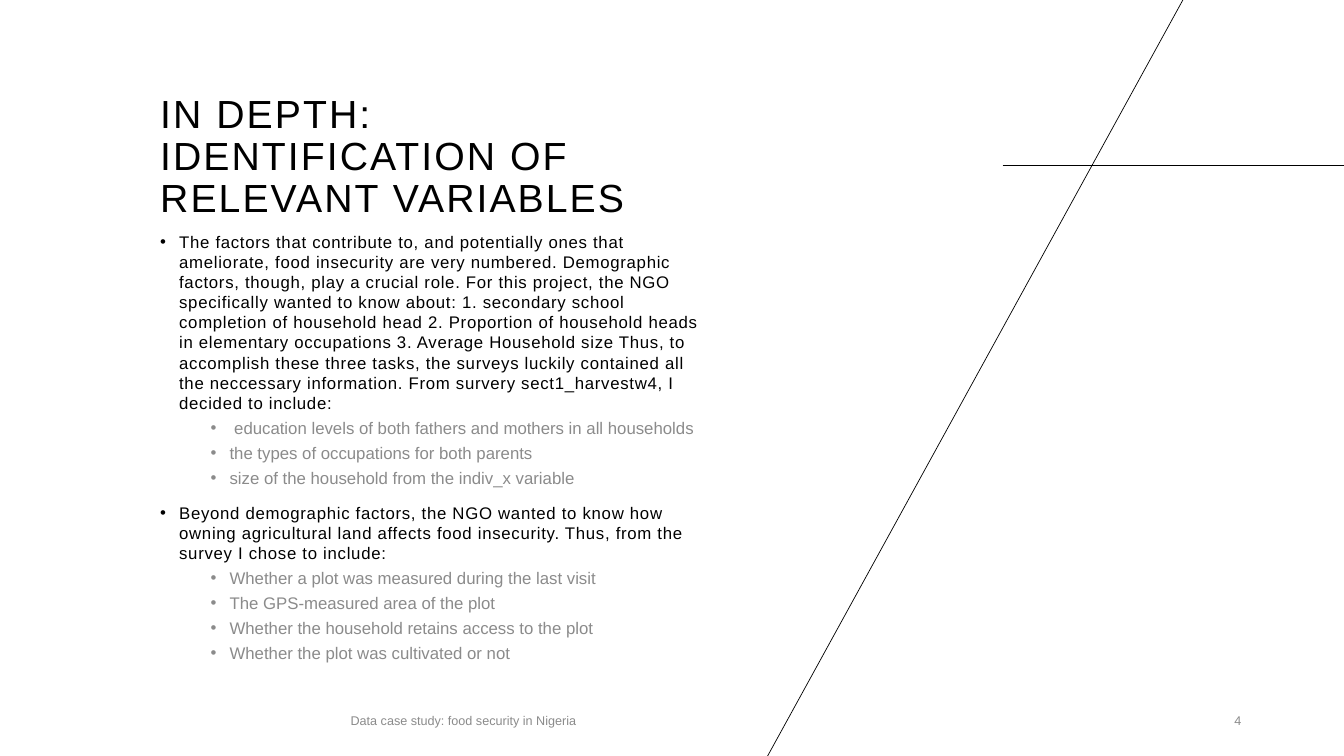
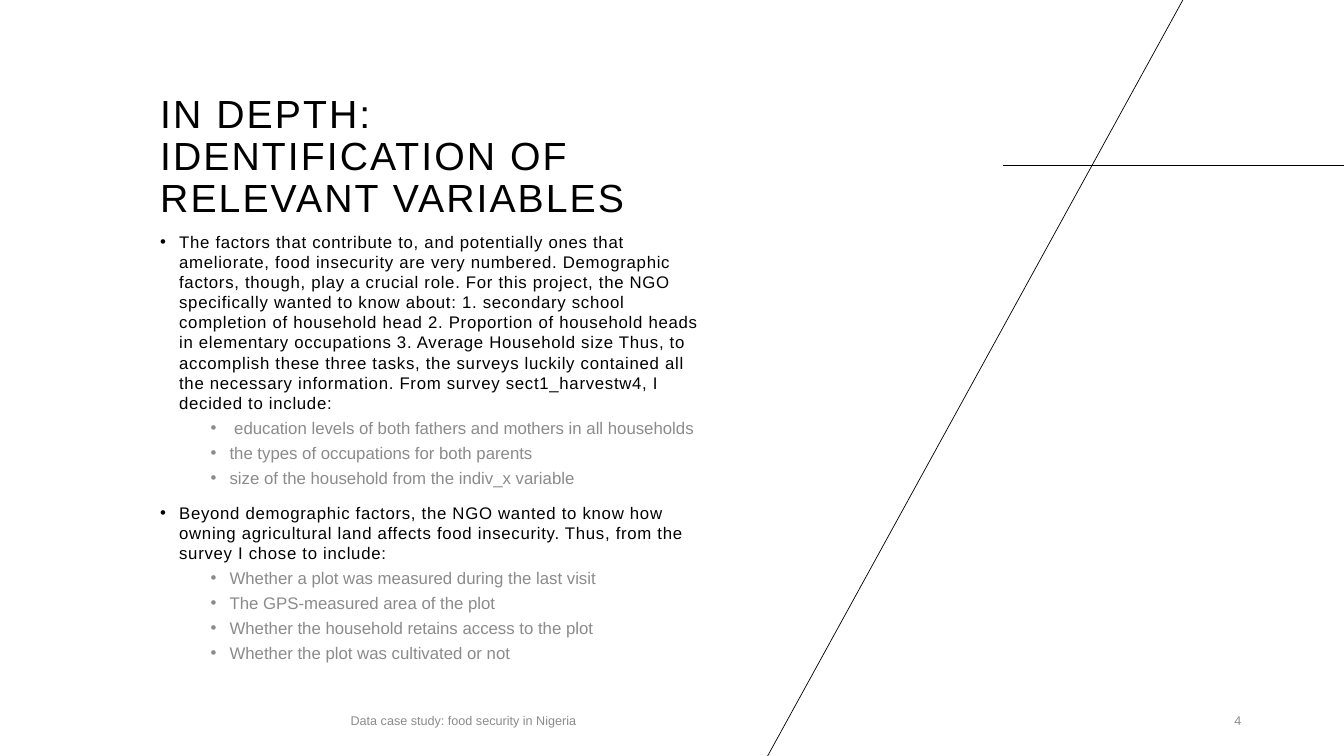
Before and after one commit to jpdoyle123/Fraym_Data_Case, a slide deck: slide 4 of data_case_study.pptx. Drawn at 1344x756 pixels with LibreOffice and Linux fonts; fonts in the diff are those of the drawing. Boxes give left, top, right and bottom in pixels: in the first picture for what was removed or moved away, otherwise in the second. Text is boxed around its words. In the diff, an @@ line names an element or a change of style, - is before the commit and + after.

```diff
--- a/data_case_study.pptx
+++ b/data_case_study.pptx
@@ text at box(179, 236, 698, 409): text changed @@
-• The factors that contribute to, and potentially ones that ameliorate, food insecurity are very numbered. Demographic factors, though, play a crucial role. For this project, the NGO specifically wanted to know about: 1. secondary school completion of household head 2. Proportion of household heads in elementary occupations 3. Average Household size Thus, to accomplish these three tasks, the surveys luckily contained all the neccessary information. From survery sect1_harvestw4, I decided to include:
+• The factors that contribute to, and potentially ones that ameliorate, food insecurity are very numbered. Demographic factors, though, play a crucial role. For this project, the NGO specifically wanted to know about: 1. secondary school completion of household head 2. Proportion of household heads in elementary occupations 3. Average Household size Thus, to accomplish these three tasks, the surveys luckily contained all the necessary information. From survey sect1_harvestw4, I decided to include:
```
Also in this commit, not shown: 2 other slides changed.
